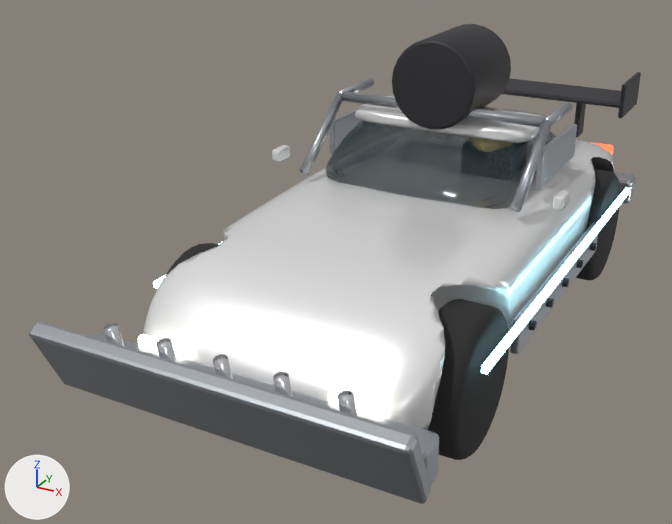
Two versions of the glTF model assets/models/cars/phoenix.glb, one commit apart.
Both versions are drawn from a camera (50 mm lens) standing at (2.78, -6.47, 3.59) and looking at (-0.44, -0.61, 0.66). Lighting does not change. The marker at lower left points along +X, +Y and +Z. The picture after the commit comes second. Where no turn or scale is listed for an object, it has been applied to the vertices. Vertices at exactly the same position are counted once.

Objects in the first picture: 'Dark_Parts', 'Glass', 'GlowStrips', 'HeadLights', 'Paint_Body', 'Steel_Parts', 'Wheel_FL', 'Wheel_RL' and 2 more.
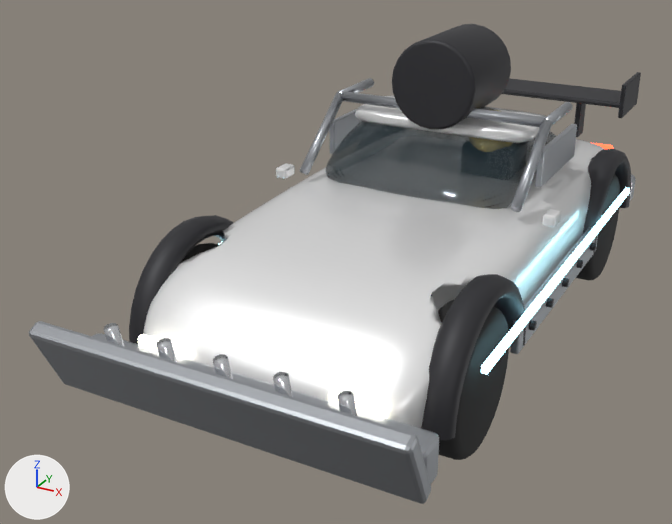
Pixel boxes [x1, y1, x2, y2] of what changed, in the pictures (672 x 524 px; the box of a moved part takes in the faces that stretch with it):
'Paint_Body', reshaped: before [143, 96, 614, 430]; after [143, 96, 605, 428]
'Dark_Parts', reshaped: before [392, 24, 641, 330]; after [129, 24, 641, 441]
part 1 of me_cylinder_192, added: after [129, 215, 233, 344]
part 2 of me_cylinder_192, added: after [421, 274, 526, 441]
part 3 of me_cylinder_192, added: after [582, 149, 631, 253]
part 4 of me_body_005, moved or reshaped: before [272, 145, 290, 162]; after [276, 164, 295, 179]
part 5 of me_body_005, moved or reshaped: before [553, 190, 570, 210]; after [542, 209, 561, 227]

The change in detail:
me_cylinder_192 is used by ob_dark_parts; location (-1.2, 0.8, 0.6).
me_cylinder_192 had 800 vertices, 1520 faces and spanned x -0.03..2.43, y -3.3..1.95, z -0.24..1.7.
me_cylinder_192 now has 1344 vertices, 2544 faces and spans x -0.03..2.43, y -3.3..1.95, z -0.24..1.7.
me_cylinder_192 part 1: a new loose piece of 136 vertices spanning x 0.0..0.24, y -3.05..-1.64, z -0.1..0.61, in mat_dark (dark grey #303035).
me_cylinder_192 part 2: a new loose piece of 136 vertices spanning x 2.16..2.4, y -3.05..-1.64, z -0.1..0.6, in mat_dark (dark grey #303035).
me_cylinder_192 part 3: a new loose piece of 136 vertices spanning x 2.16..2.4, y 0.04..1.45, z -0.1..0.6, in mat_dark (dark grey #303035).
Other edits to the shape of me_cylinder_192 do not show in these pictures.
me_body_005 is used by ob_paint_body; location (0.0, 0.0, 0.0).
me_body_005 had 4230 vertices, 8439 faces and spanned x -1.21..1.21, y -2.45..2.45, z 0.36..1.67.
me_body_005 now has 4230 vertices, 8439 faces and spans x -1.17..1.17, y -2.45..2.45, z 0.36..1.67.
me_body_005 part 4: the loose piece of 56 vertices spanning x -1.21..-1.13, y -0.32..-0.14, z 1.28..1.38 is moved by (0.05, -0.02, -0.14).
me_body_005 part 5: the loose piece of 56 vertices spanning x 1.13..1.21, y -0.32..-0.14, z 1.28..1.38 is moved by (-0.05, -0.02, -0.14).
